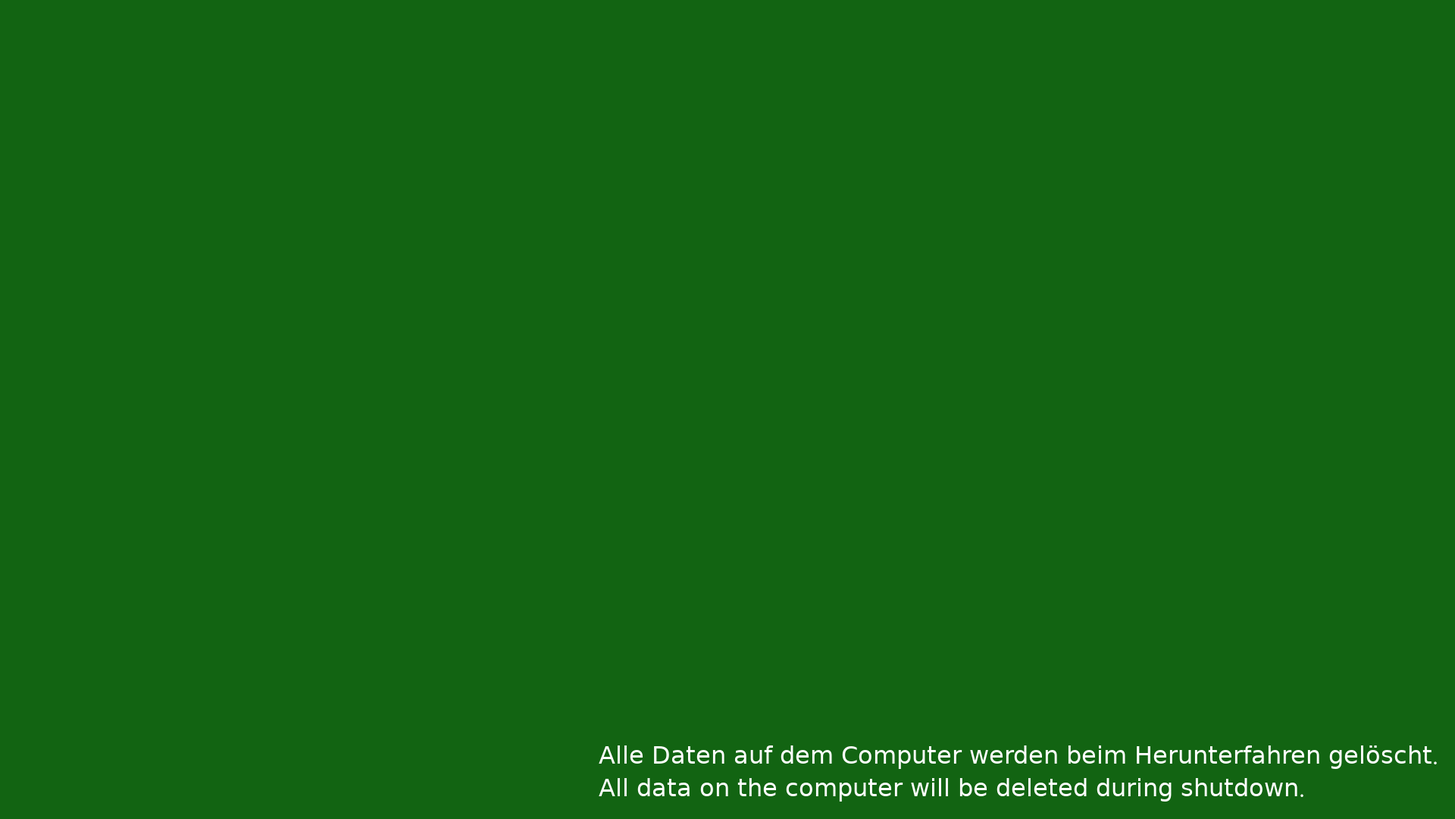
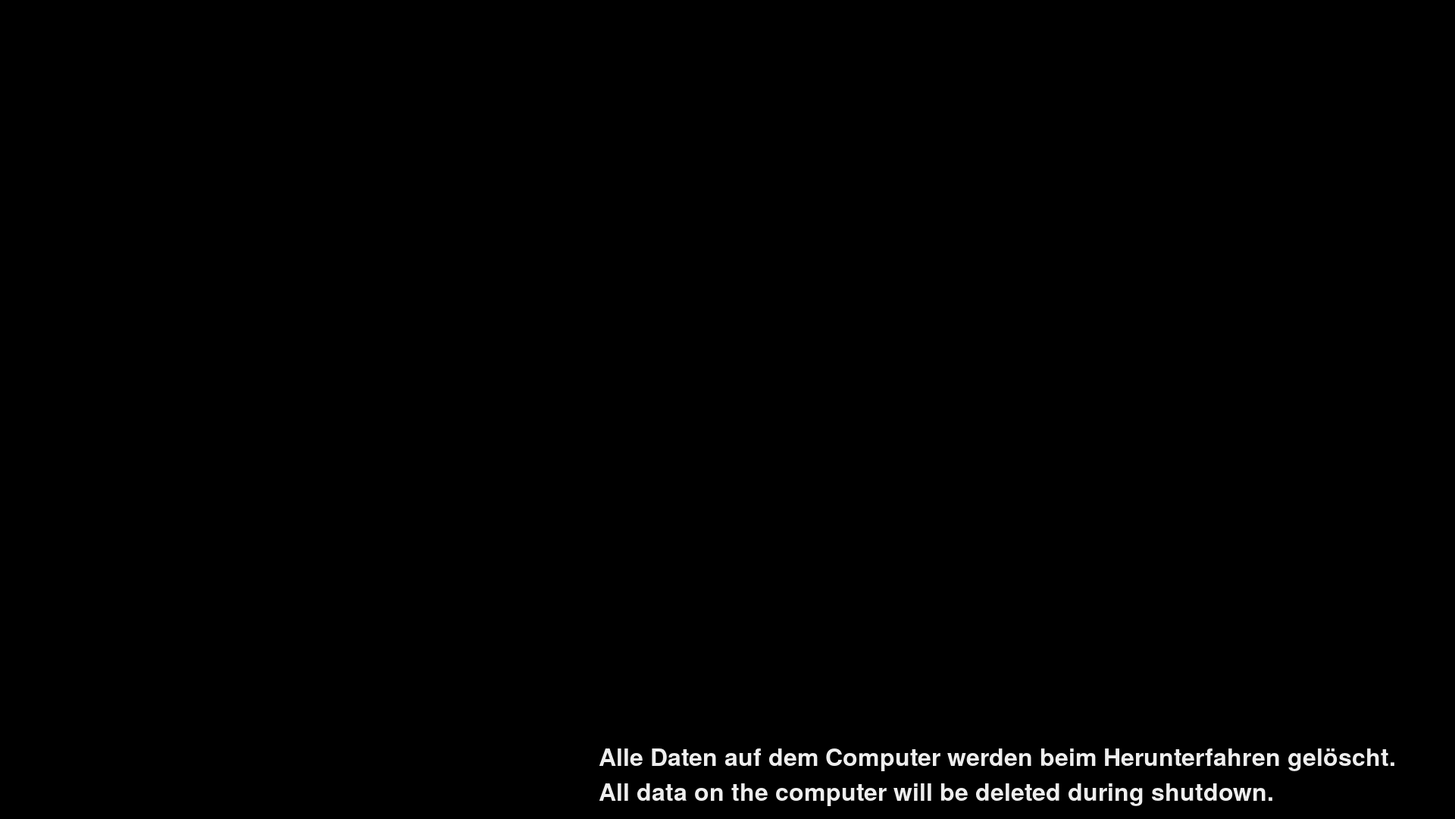
Layer changes from the first w=1455, h=819 image to the second:
painted on "Alle Daten auf dem Computer we..." over [left=598, top=745, right=1438, bottom=806]
painted on "Hintergrund" over [left=0, top=0, right=1455, bottom=819]
